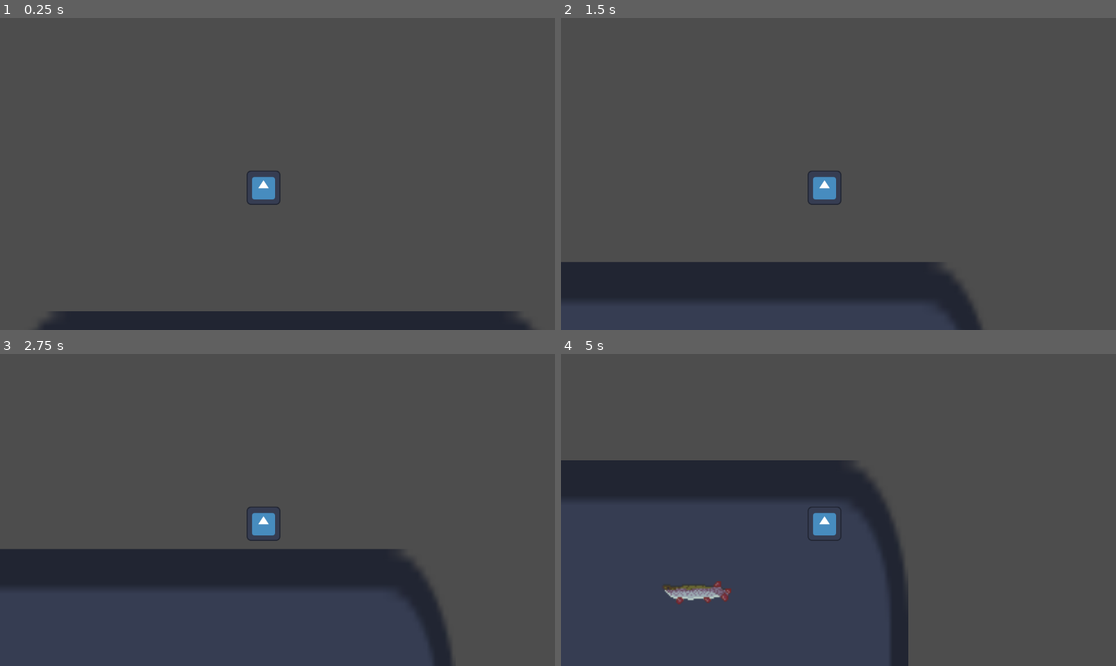
Above: before the commit, frames 1-4 (two rows, left to right).
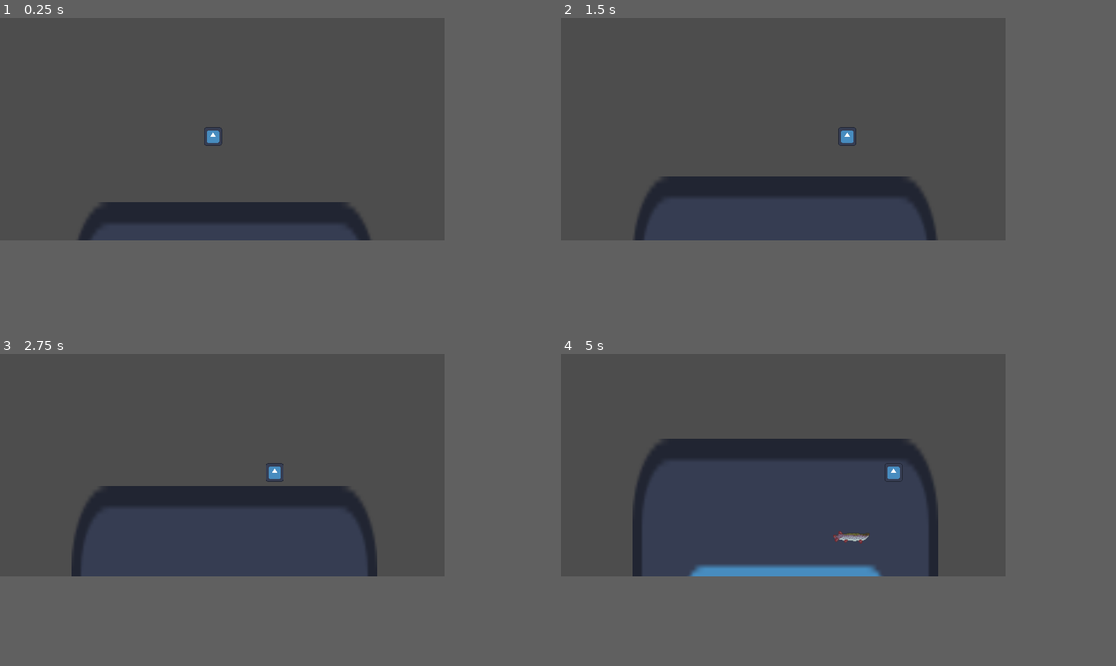
Above: after the commit, the same moments.

Repository: AndreLuisGrein/fishing-rush
Game: Godot game, scene res://Scenes/CenarioTestePeixe.tscn
The game is run twice, just before and just after one commit, with the same random seed, the same clock (stepped at 60 frames per second) and the same inputs. The engine's default icon, where the game draws it, is replaced by a stand-in: a white triangle on a blue panel in a dark square.
Inputs:
- Up to frame 1 (0.25 s): no input
- Up to frame 2 (1.5 s): tap Enter (ui_accept) at 0.5, 0.77 s; hold Right (ui_right) from 0.53 s (still down)
- Up to frame 3 (2.75 s): tap Enter (ui_accept) at 1.52 s; release Right (ui_right) at 2.03 s; hold Left (ui_left) from 2.03 s (still down)
- Up to frame 4 (5 s): release Left (ui_left) at 2.78 s; hold Right (ui_right) 2.78-4.28 s; tap Enter (ui_accept) at 3.02, 3.77, 4.52 s; hold Left (ui_left) from 4.28 s (still down)
In our replay, the window is 799x449 before the commit and 640x320 after it. These sizes can differ from the game's own. Grey fills any space a smaller window leaves; there, only what the larger window draws over its background counts as a difference.

The runs differ from the first frame. In frame 1, 9.6% of the frame differs, in the area x 6-96%, y 34-100%; in frame 2, 15%; in frame 3, 16%, in the area x 0-82%, y 34-100%; in frame 4, 15%.

Commit message:
mais alteracoes no peixe

Diff:
--- a/Scenes/CenarioTestePeixe.tscn
+++ b/Scenes/CenarioTestePeixe.tscn
@@ -1,17 +1,19 @@
 [gd_scene format=3 uid="uid://j8ld4xpb8le1"]
 
-[ext_resource type="Script" uid="uid://422f5fvs3abe" path="res://Scenes/cenario_teste_peixe.gd" id="1_18i8x"]
+[ext_resource type="Script" uid="uid://422f5fvs3abe" path="res://Scripts/cenario_teste_peixe.gd" id="1_18i8x"]
 [ext_resource type="Texture2D" uid="uid://bnwy3q5sc8t2j" path="res://icon.svg" id="1_kmdsg"]
 [ext_resource type="Script" uid="uid://b2nc7id38c1e4" path="res://Scripts/area_2d.gd" id="3_18i8x"]
-[ext_resource type="Script" uid="uid://cb88sd0y2yg4q" path="res://Scenes/anzol_fake.gd" id="4_n6m5y"]
+[ext_resource type="Script" uid="uid://cb88sd0y2yg4q" path="res://Scripts/anzol_fake.gd" id="4_n6m5y"]
 
 [sub_resource type="WorldBoundaryShape2D" id="WorldBoundaryShape2D_0e48y"]
 
 [sub_resource type="RectangleShape2D" id="RectangleShape2D_kmdsg"]
 size = Vector2(71, 69)
 
-[node name="Node2D" type="Node2D" unique_id=1839056994]
+[node name="Node2D" type="Node2D" unique_id=1839056994 node_paths=PackedStringArray("camAnzol", "PeixeSpawnCowdown")]
 script = ExtResource("1_18i8x")
+camAnzol = NodePath("AnzolFake/Camera2D")
+PeixeSpawnCowdown = NodePath("PeixeSpawnCooldown")
 
 [node name="Background" type="Sprite2D" parent="." unique_id=1517865717]
 z_index = -1
@@ -57,10 +59,13 @@
 disabled = true
 
 [node name="Camera2D" type="Camera2D" parent="AnzolFake" unique_id=1019187612]
+zoom = Vector2(0.37, 0.37)
+limit_left = -270
+limit_right = 1434
 
-[node name="Timer" type="Timer" parent="." unique_id=978466716]
+[node name="PeixeSpawnCooldown" type="Timer" parent="." unique_id=978466716]
 wait_time = 3.0
 
 [connection signal="body_entered" from="Area2D2" to="Area2D2" method="_on_body_entered"]
 [connection signal="body_entered" from="Area2D" to="Area2D" method="_on_body_entered"]
-[connection signal="timeout" from="Timer" to="." method="_on_timer_timeout"]
+[connection signal="timeout" from="PeixeSpawnCooldown" to="." method="_on_timer_timeout"]
--- a/Scenes/cenario_teste_peixe.gd
+++ /dev/null
@@ -1,24 +0,0 @@
-extends Node2D
-
-var rng = RandomNumberGenerator.new()
-
-
-@onready var camAnzol = $AnzolFake/Camera2D
-@onready var PeixeSpawnCowdown = $Timer
-
-func _ready() -> void:
-	PeixeSpawnCowdown.start()
-
-
-# Called every frame. 'delta' is the elapsed time since the previous frame.
-func _process(delta: float) -> void:
-	pass
-
-func _on_timer_timeout() -> void:
-	print("spawnei")
-	var tamanho_tela = get_viewport_rect().size
-	var limite_inferior = camAnzol.global_position.y + tamanho_tela.y / 2
-	var peixe = preload("res://Scenes/peixe.tscn").instantiate()
-	var posSpawn = Vector2(camAnzol.global_position.x,limite_inferior+10)
-	peixe.global_position = posSpawn
-	add_child(peixe)
--- a/Scenes/peixe.tscn
+++ b/Scenes/peixe.tscn
@@ -4,8 +4,7 @@
 
 [sub_resource type="RectangleShape2D" id="RectangleShape2D_h16vb"]
 
-[node name="Peixe" type="RigidBody2D" unique_id=1189100072]
-gravity_scale = 0.0
+[node name="Peixe" type="Area2D" unique_id=174748371]
 script = ExtResource("1_yd7nk")
 metadata/_edit_group_ = true
 
@@ -15,3 +14,5 @@
 [node name="ColissionPeixe" type="CollisionShape2D" parent="." unique_id=1417046297]
 scale = Vector2(3, 3)
 shape = SubResource("RectangleShape2D_h16vb")
+
+[connection signal="area_entered" from="." to="." method="_on_area_entered"]
--- a/Scripts/area_2d.gd
+++ b/Scripts/area_2d.gd
@@ -1,5 +1 @@
 extends Area2D
-
-func _on_body_entered(body: Node2D) -> void:
-	if body.is_in_group("peixes"):
-		body.direction *= -1
--- /dev/null
+++ b/Scripts/cenario_teste_peixe.gd
@@ -0,0 +1,30 @@
+extends Node2D
+
+var rng = RandomNumberGenerator.new()
+var posUltimoSpawn
+
+
+@export var camAnzol: Camera2D
+@export var PeixeSpawnCowdown: Timer
+
+func _ready() -> void:
+	PeixeSpawnCowdown.start()
+	posUltimoSpawn = camAnzol.global_position.y
+
+
+# Called every frame. 'delta' is the elapsed time since the previous frame.
+func _process(delta: float) -> void:
+	pass
+
+func _on_timer_timeout() -> void:
+	var tamanho_tela = get_viewport_rect().size/ camAnzol.zoom
+	var limite_inferior = (camAnzol.global_position.y + tamanho_tela.y / 2)+10
+	if(limite_inferior > posUltimoSpawn):
+		var posX = rng.randi_range(10, 1180)
+		var posSpawn = Vector2(posX,limite_inferior)
+		SpawnarPeixe(posSpawn)
+
+func SpawnarPeixe(pos: Vector2):
+	var peixe = preload("res://Scenes/peixe.tscn").instantiate()
+	peixe.global_position = pos
+	add_child(peixe)
--- a/Scripts/peixe.gd
+++ b/Scripts/peixe.gd
@@ -1,4 +1,4 @@
-extends RigidBody2D
+extends Area2D
 
 var SPEED = 300
 var direction = 1
@@ -15,13 +15,12 @@
 	spritePeixe.texture = load(caminhoTexturePeixe)
 	DefinirColission()
 
-
 # Called every frame. 'delta' is the elapsed time since the previous frame.
 func _physics_process(delta: float) -> void:
-	linear_velocity = Vector2(SPEED * direction, linear_velocity.y)
-	if linear_velocity.x < 0:
+	global_position.x += SPEED * direction * delta
+	if direction < 0:
 		spritePeixe.flip_h = false
-	elif linear_velocity.x > 0:
+	elif direction > 0:
 		spritePeixe.flip_h = true
 
 
@@ -30,3 +29,6 @@
 	var tamanho = spritePeixe.texture.get_size()
 	shape.size = tamanho
 	colissionPeixe.shape = shape
+
+func _on_area_entered(area: Area2D) -> void:
+	direction *= -1
--- a/project.godot
+++ b/project.godot
@@ -15,6 +15,14 @@
 config/features=PackedStringArray("4.6", "GL Compatibility")
 config/icon="res://icon.svg"
 
+[display]
+
+window/size/viewport_width=640
+window/size/viewport_height=320
+window/size/mode=3
+window/stretch/mode="viewport"
+window/stretch/scale_mode="integer"
+
 [physics]
 
 3d/physics_engine="Jolt Physics"
Renamed: Scenes/anzol_fake.gd -> Scripts/anzol_fake.gd
Renamed: Scenes/anzol_fake.gd.uid -> Scripts/anzol_fake.gd.uid
Renamed: Scenes/cenario_teste_peixe.gd.uid -> Scripts/cenario_teste_peixe.gd.uid
Not shown, changed: .DS_Store
